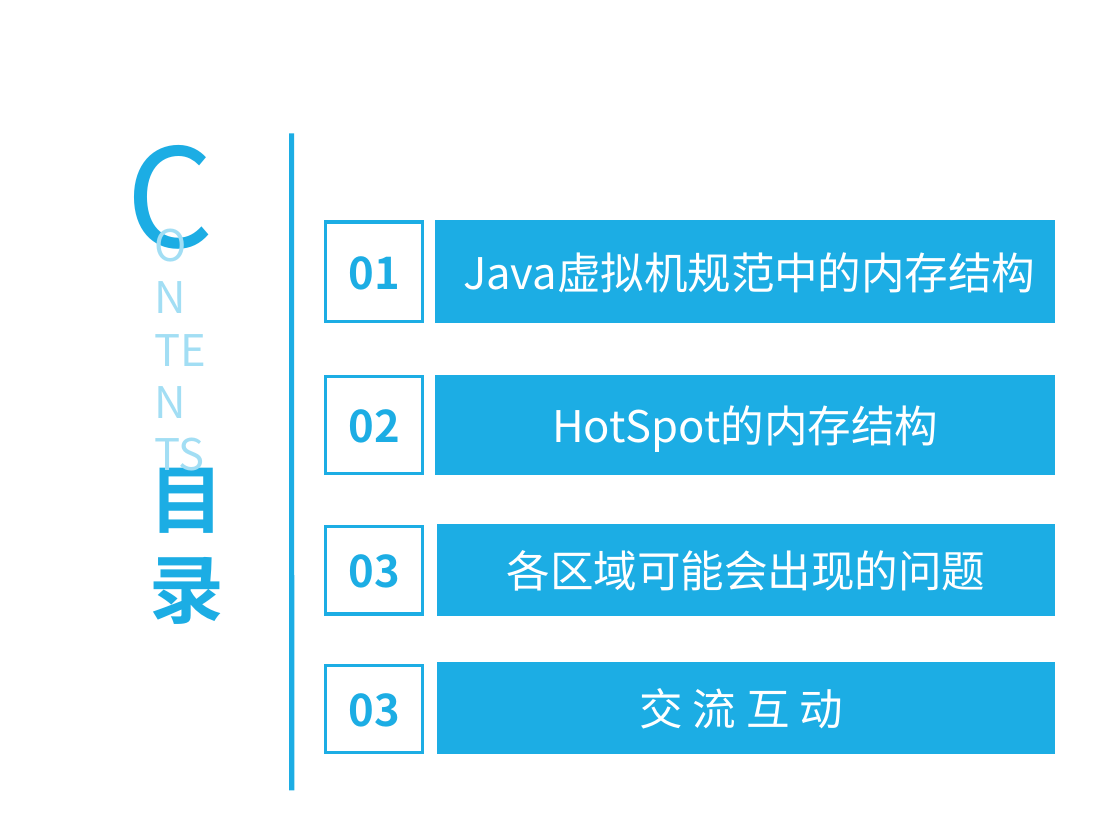
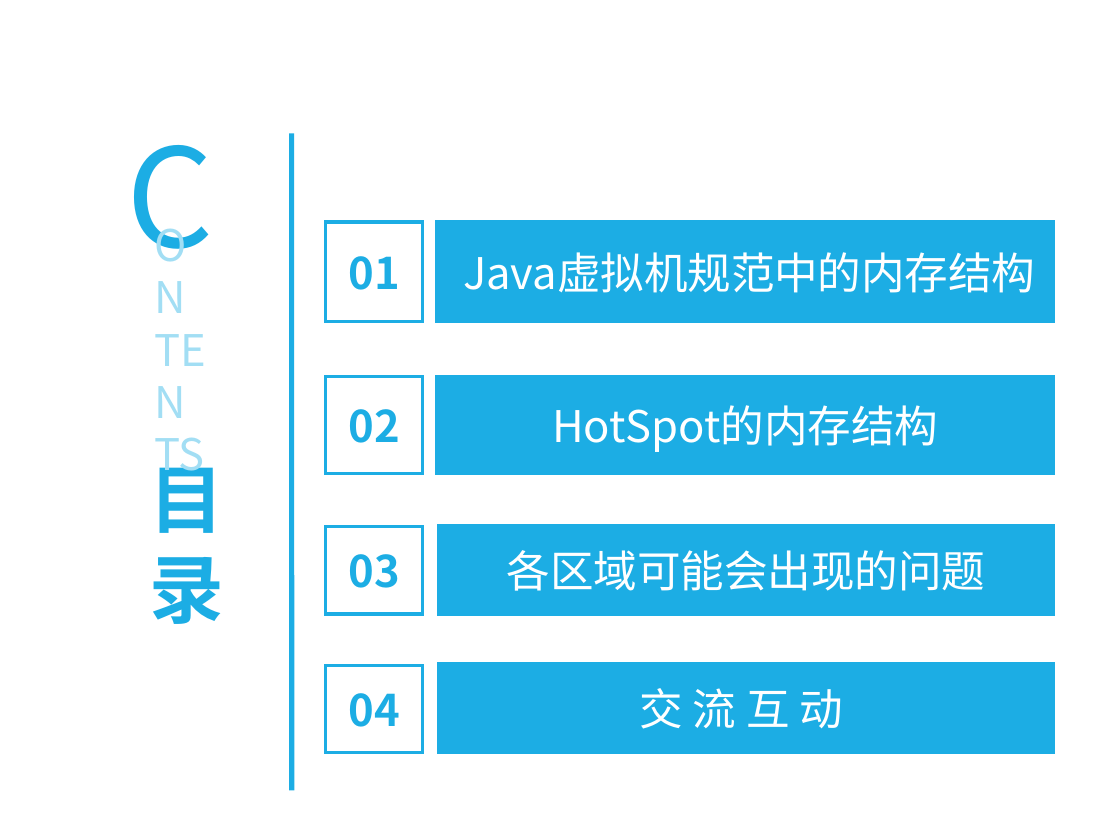
Before and after one commit to HeyFL/xmind, a slide deck: slide 4 of 分享 PPT/Java内存结构(Hotspot).ppt. Drawn at 1120x840 pixels with LibreOffice and Linux fonts; fonts in the diff are those of the drawing; background and template pictures are left out. Boxes give left, top, right and bottom in pixels: in the first picture for what was removed or moved away, otherwise in the second. Text is boxed around its words. In the diff, an @@ line names an element or a change of style, - is before the commit and + after.

```diff
--- a/分享 PPT/Java内存结构(Hotspot).ppt
+++ b/分享 PPT/Java内存结构(Hotspot).ppt
@@ text in rectangle at (348, 693, 399, 727): text changed @@
-03
+04
```
Also in this commit, not shown: 5 other slides changed.
